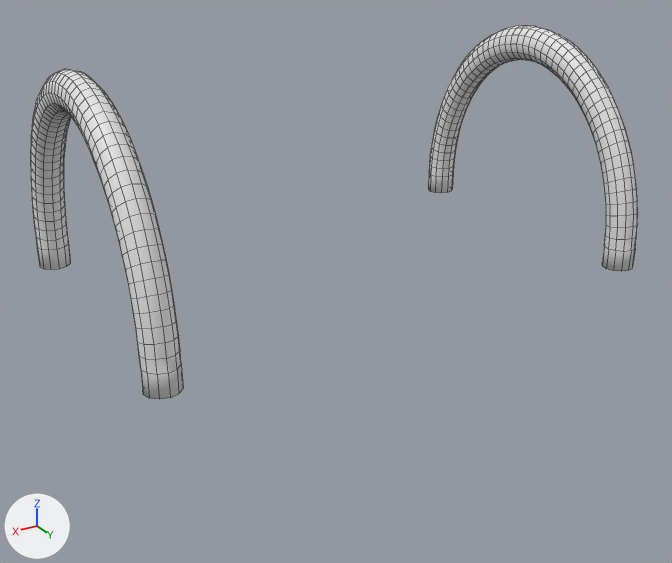
What one commit did to the Blender file Assets/Objects/chessboardFrame.blend.
Camera for both pictures: a 50 mm camera at (9.84, 16.43, 7.75) aimed at (0.28, 0.49, -0.22). Every picture has the same lights, and +X, +Y and +Z are marked at lower left. Mesh edges are drawn as thin lines.

The scene before the commit, as lines of its bpy script (objects in view):
```python
me_torus_000 = bpy.data.meshes.new('Torus.000')
me_torus_000.from_pydata(...)  # 648 vertices, 638 faces; spans x -1.1..0.12, y -1.1..1.1, z -0.1..0.1
me_torus_000.polygons.foreach_set('use_smooth', [True] * 638)
me_torus_001 = bpy.data.meshes.new('Torus.001')
me_torus_001.from_pydata(...)  # 648 vertices, 638 faces; spans x -1.1..0.12, y -1.1..1.1, z -0.1..0.1
me_torus_001.polygons.foreach_set('use_smooth', [True] * 638)
ob_torus_000 = bpy.data.objects.new('Torus.000', me_torus_000)
ob_torus_000.location = (-5.32, 0.0, 0.4)
ob_torus_000.rotation_euler = (0.0, 1.571, 0.0)  # degrees (0, 90, 0)
ob_torus_000.scale = (3.91, 3.25, 3.42)
ob_torus_001 = bpy.data.objects.new('Torus.001', me_torus_001)
ob_torus_001.location = (5.31, 0.0, 0.4)
ob_torus_001.rotation_euler = (0.0, 1.571, 0.0)  # degrees (0, 90, 0)
ob_torus_001.scale = (3.91, 3.25, 3.42)
```
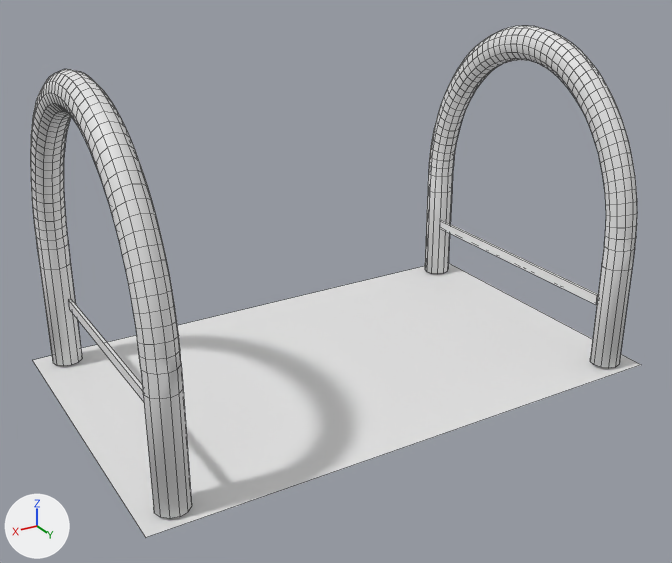
Commit message: enhanced Frame

Location of each change, [x1, y1, x2, y2] in pixels of the pictures (672 x 563 px):
'Plane', added: after [32, 263, 641, 538]
'Torus.000', reshaped, moved (23% narrower, 83% taller): before [428, 25, 638, 271]; after [30, 69, 192, 519]
'Torus.001', reshaped, moved (38% wider): before [30, 69, 183, 399]; after [425, 26, 637, 368]
'Cube', added: after [439, 220, 598, 304]
'Cube.002', added: after [68, 299, 144, 402]
part 1 of me_torus_001, built on: after [425, 190, 632, 368]
part 2 of me_torus_000, built on: after [40, 262, 192, 519]

What changed in the scene script:
```text
Change me_torus_001:
    used by ob_torus_001; location = (5.31, 0.0, 0.4); rotation_euler = (0.0, 1.571, 0.0), in degrees (0, 90, 0); scale = (3.91, 3.25, 3.42)
    remove me_torus_001.from_pydata(...)  # 648 vertices, 638 faces; spans x -1.1..0.12, y -1.1..1.1, z -0.1..0.1
    add me_torus_001.from_pydata(...)  # 672 vertices, 662 faces; spans x -1.1..0.73, y -1.1..1.1, z -0.1..0.1
    me_torus_001 part 1
    2 faces are deleted
    24 new vertices lie (0.61, 0.0, 0.0) away from vertices in x 0.12, y -1.1..1.1, z -0.1..0.1
    26 new faces join them
Change me_torus_000:
    used by ob_torus_000; location = (-5.32, 0.0, 0.4); rotation_euler = (0.0, 1.571, 0.0), in degrees (0, 90, 0); scale = (3.91, 3.25, 3.42)
    remove me_torus_000.from_pydata(...)  # 648 vertices, 638 faces; spans x -1.1..0.12, y -1.1..1.1, z -0.1..0.1
    add me_torus_000.from_pydata(...)  # 672 vertices, 662 faces; spans x -1.1..0.73, y -1.1..1.1, z -0.1..0.1
    me_torus_000 part 2
    2 faces are deleted
    24 new vertices lie (0.61, 0.0, 0.0) away from vertices in x 0.12, y -1.1..1.1, z -0.1..0.1
    26 new faces join them
Add me_cube_001:
    me_cube_001.from_pydata(...)  # a box spanning x -1.0..1.0, y -1.0..1.0, z -1.0..1.0
Add me_plane:
    me_plane.from_pydata([(-1.0, -1.0, 0.0), (1.0, -1.0, 0.0), (-1.0, 1.0, 0.0), (1.0, 1.0, 0.0)], [], [(0, 1, 3, 2)])
Change ob_torus_001:
    ob_torus_001.location: (5.31, 0.0, 0.4) -> (-5.31, 0.0, 0.4)
Change ob_torus_000:
    ob_torus_000.location: (-5.32, 0.0, 0.4) -> (5.31, 0.0, 0.4)
Add ob_cube_002:
    ob_cube_002 = bpy.data.objects.new('Cube.002', me_cube_001)
    ob_cube_002.location = (5.16, 0.0, -0.97)
    ob_cube_002.scale = (0.038, 2.95, -0.115)
Add ob_plane:
    ob_plane = bpy.data.objects.new('Plane', me_plane)
    ob_plane.location = (0.0, 0.0, -2.51)
    ob_plane.scale = (6.0, 3.73, 1.0)
Add ob_cube:
    ob_cube = bpy.data.objects.new('Cube', me_cube_001.copy())
    ob_cube.location = (-5.16, 0.0, -0.97)
    ob_cube.scale = (0.038, 2.95, -0.115)
```
